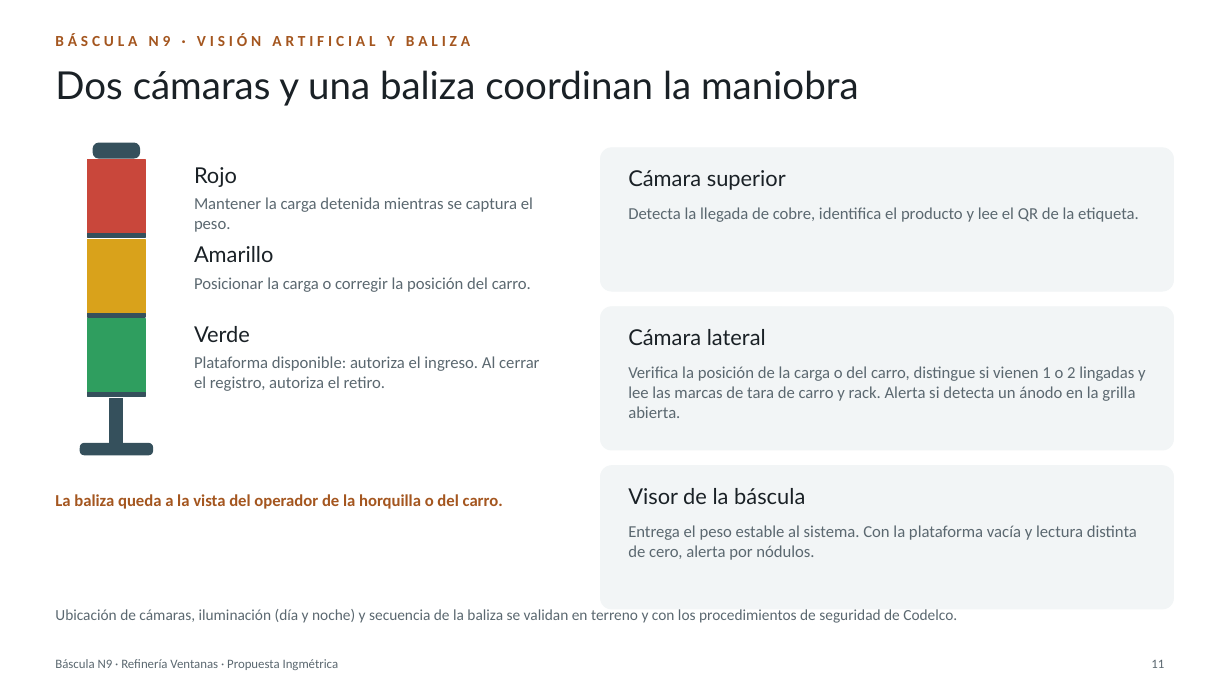
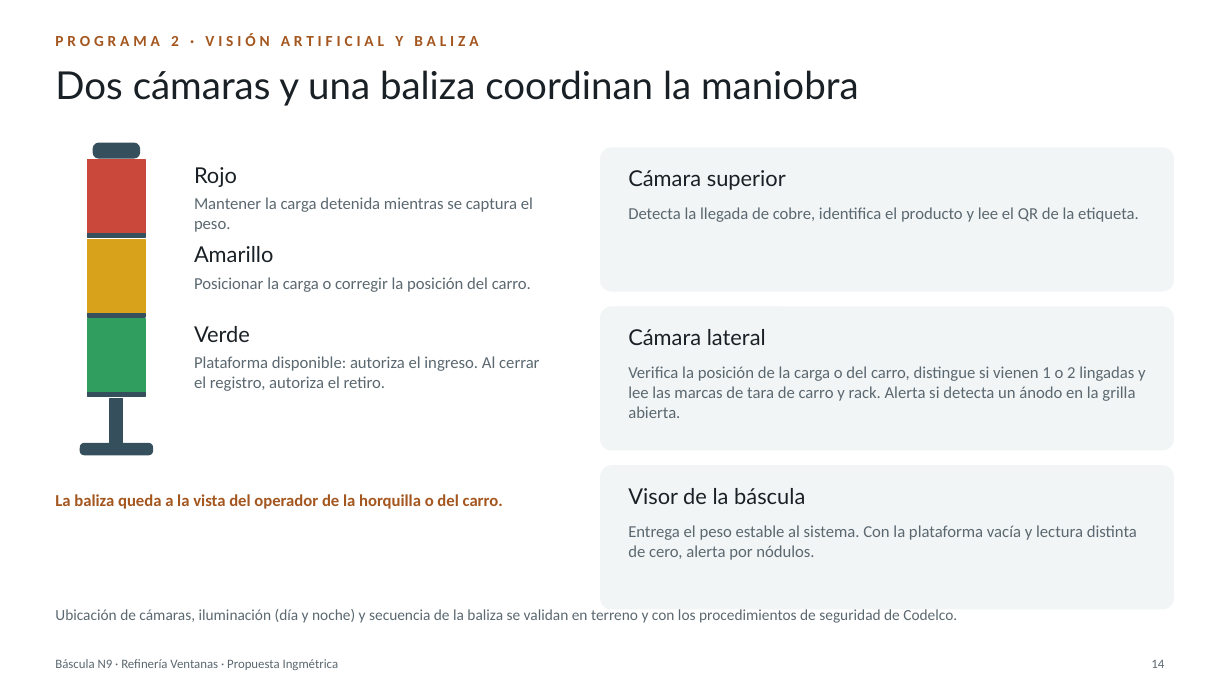
Before and after one commit to BortegaING/Codelco-Proyecto, a slide deck: slide 14 of presentacion/Bascula-N9-Ventanas.pptx (slide 11 before the commit). Drawn at 1232x693 pixels with LibreOffice and Linux fonts; fonts in the diff are those of the drawing. Boxes give left, top, right and bottom in pixels: in the first picture for what was removed or moved away, otherwise in the second. Text is boxed around its words. In the diff, an @@ line names an element or a change of style, - is before the commit and + after.

```diff
--- a/presentacion/Bascula-N9-Ventanas.pptx
+++ b/presentacion/Bascula-N9-Ventanas.pptx
@@ text at [55, 33, 478, 46]: text changed @@
-BÁSCULA N9 · VISIÓN ARTIFICIAL Y BALIZA
+PROGRAMA 2 · VISIÓN ARTIFICIAL Y BALIZA
@@ page number at [1151, 660, 1164, 668]: text changed @@
-11
+14
```
Also in this commit, not shown: 4 other slides changed, 1 slide added, 3 other files.
